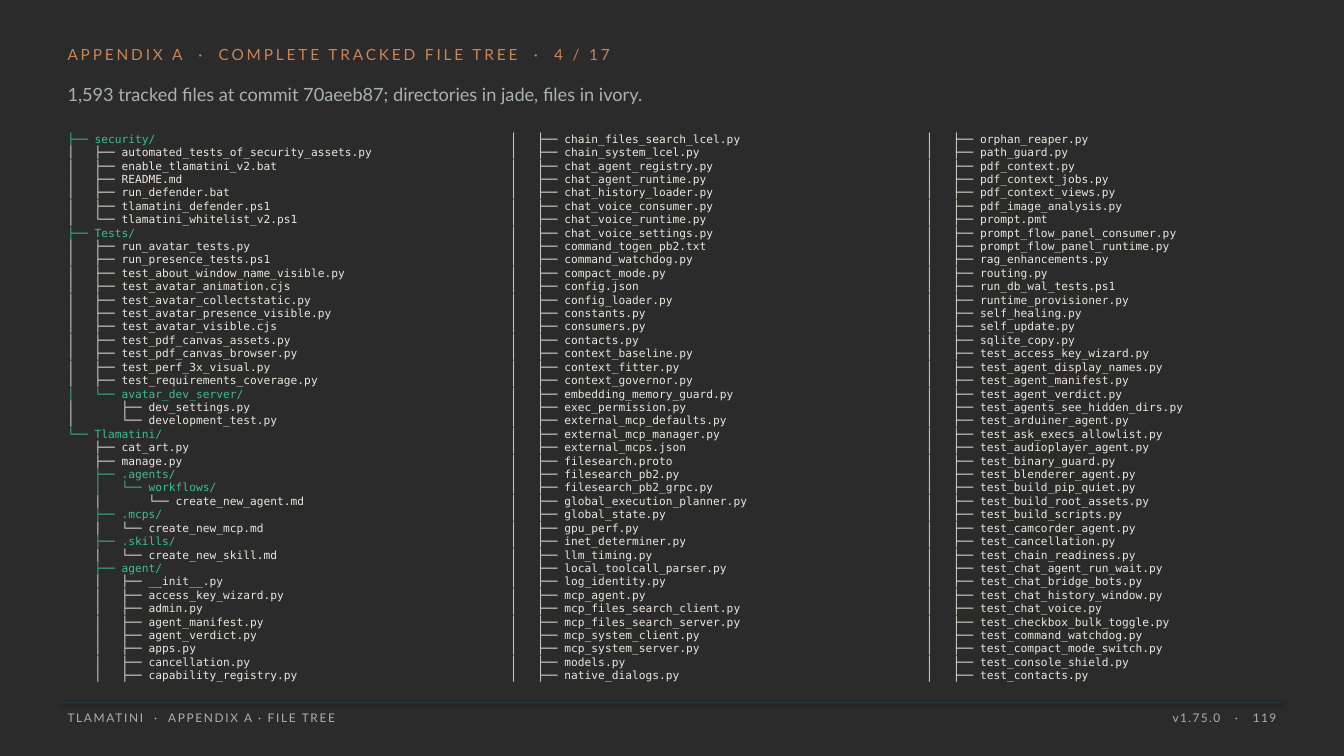
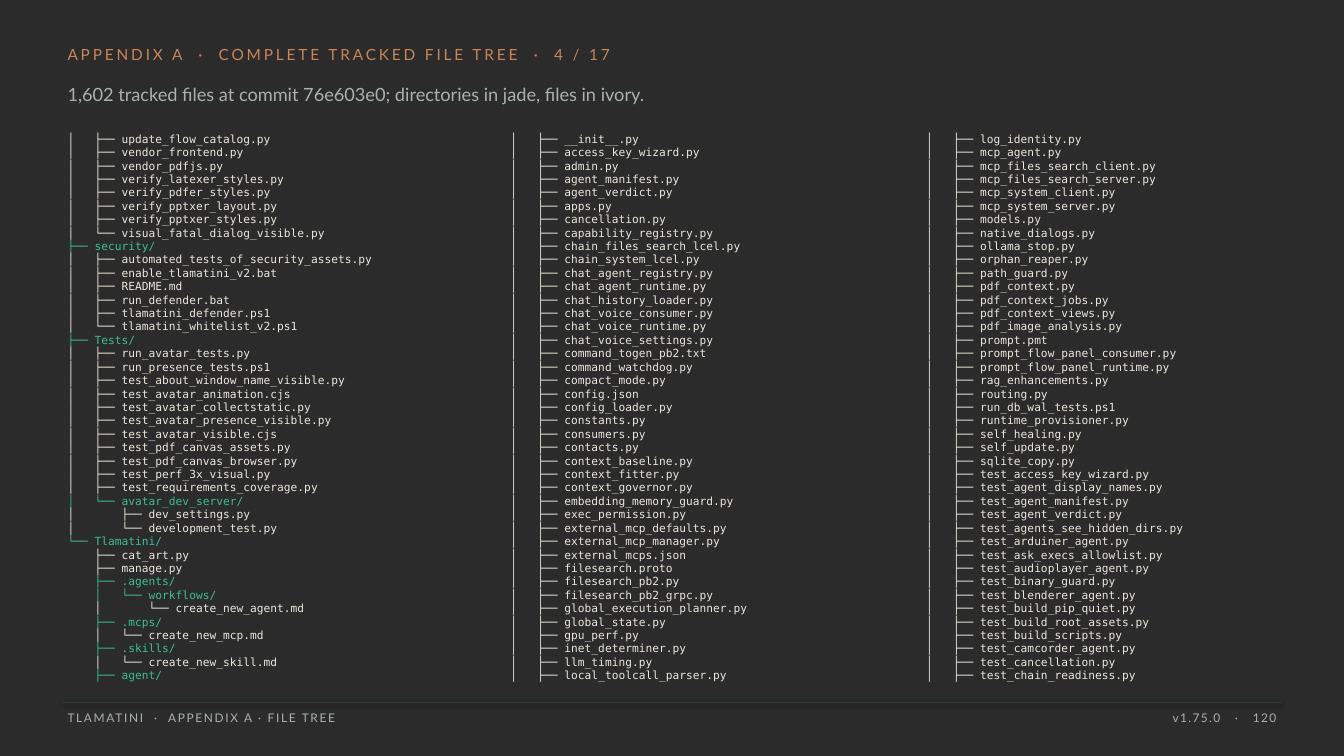
Before and after one commit to XAIHT/Tlamatini, a slide deck: slide 120 of Tlamatini_eXtended_Artificial_Intelligence_Humanly_Tempered.pptx (slide 119 before the commit). Drawn at 1344x756 pixels with LibreOffice and Linux fonts; fonts in the diff are those of the drawing; background and template pictures are left out; a plain dark background stands for a picture behind light text. Boxes give left, top, right and bottom in pixels: in the first picture for what was removed or moved away, otherwise in the second. Text is boxed around its words. In the diff, an @@ line names an element or a change of style, - is before the commit and + after.

```diff
--- a/Tlamatini_eXtended_Artificial_Intelligence_Humanly_Tempered.pptx
+++ b/Tlamatini_eXtended_Artificial_Intelligence_Humanly_Tempered.pptx
@@ text at <box>68,87,644,104</box>: text changed @@
-1,593 tracked files at commit 70aeeb87; directories in jade, files in ivory.
+1,602 tracked files at commit 76e603e0; directories in jade, files in ivory.
@@ text at <box>122,134,325,240</box>: paragraphs added @@
+│ ├── update_flow_catalog.py
+│ ├── vendor_frontend.py
+│ ├── vendor_pdfjs.py
+│ ├── verify_latexer_styles.py
+│ ├── verify_pdfer_styles.py
+│ ├── verify_pptxer_layout.py
+│ ├── verify_pptxer_styles.py
+│ └── visual_fatal_dialog_visible.py
@@ text at <box>564,134,713,240</box>: paragraphs added @@
+│ ├── __init__.py
+│ ├── access_key_wizard.py
+│ ├── admin.py
+│ ├── agent_manifest.py
+│ ├── agent_verdict.py
+│ ├── apps.py
+│ ├── cancellation.py
+│ ├── capability_registry.py
@@ text at <box>980,134,1156,253</box>: paragraphs added @@
+│ ├── log_identity.py
+│ ├── mcp_agent.py
+│ ├── mcp_files_search_client.py
+│ ├── mcp_files_search_server.py
+│ ├── mcp_system_client.py
+│ ├── mcp_system_server.py
+│ ├── models.py
+│ ├── native_dialogs.py
+│ ├── ollama_stop.py
@@ text at <box>980,563,1169,682</box>: paragraphs removed @@
-│ ├── test_chat_agent_run_wait.py
-│ ├── test_chat_bridge_bots.py
-│ ├── test_chat_history_window.py
-│ ├── test_chat_voice.py
-│ ├── test_checkbox_bulk_toggle.py
-│ ├── test_command_watchdog.py
-│ ├── test_compact_mode_switch.py
-│ ├── test_console_shield.py
-│ ├── test_contacts.py
@@ text at <box>149,576,298,682</box>: paragraphs removed @@
-│ ├── __init__.py
-│ ├── access_key_wizard.py
-│ ├── admin.py
-│ ├── agent_manifest.py
-│ ├── agent_verdict.py
-│ ├── apps.py
-│ ├── cancellation.py
-│ ├── capability_registry.py
@@ text at <box>564,576,740,682</box>: paragraphs removed @@
-│ ├── log_identity.py
-│ ├── mcp_agent.py
-│ ├── mcp_files_search_client.py
-│ ├── mcp_files_search_server.py
-│ ├── mcp_system_client.py
-│ ├── mcp_system_server.py
-│ ├── models.py
-│ ├── native_dialogs.py
@@ text at <box>1173,713,1276,722</box>: text changed @@
-v1.75.0 · 119
+v1.75.0 · 120
```
Also in this commit, not shown: 44 other slides changed, 2 slides added, 1 slide removed, 11 other files.
